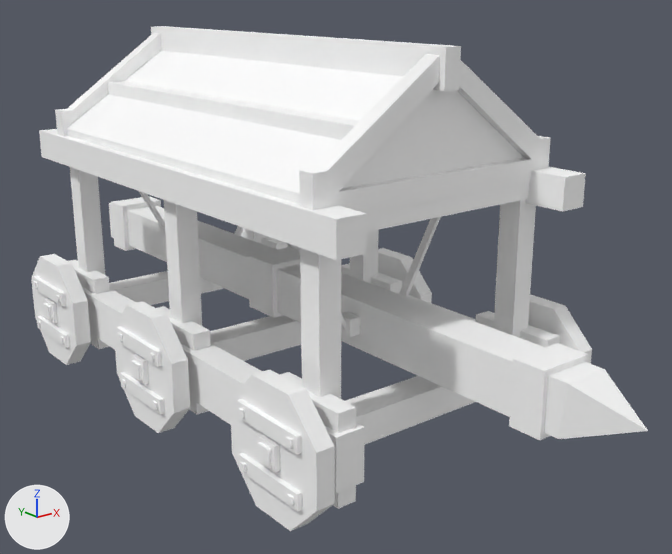
What one commit did to the glTF model assets/synty/simple_fantasy/models/SF_Veh_BatteringRam_01.glb.
Rendered twice from a camera (50 mm lens) standing at (-0.0742, -0.1058, 0.0543) and looking at (0.0022, -0.0103, 0.0161). The axes (+X, +Y, +Z) are drawn at lower left. The lights are the same throughout. Where no turn or scale is listed for an object, it has been applied to the vertices.

Names of what the first picture shows: 'SF_Veh_BatteringRam_01', 'SF_Veh_BatteringRam_Pole', 'SF_Veh_BatteringRam_Ropes', 'SF_Veh_BatteringRam_WheelBR', 'SF_Veh_BatteringRam_WheelFL', 'SF_Veh_BatteringRam_WheelFR', 'SF_Veh_BatteringRam_WheelML', 'SF_Veh_BatteringRam_WheelMR'.
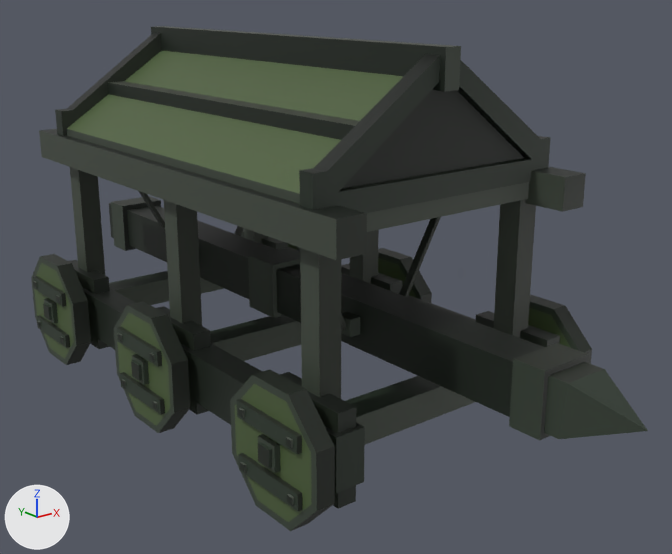
Location of each change, (x1, y1, x2, y2) in pixels of the pictures (672 x 554 px):
'SF_Veh_BatteringRam_01', surface changed (white to black): (39, 26, 586, 509) in both
'SF_Veh_BatteringRam_Pole', surface changed (white to black): (109, 196, 648, 440) in both
'SF_Veh_BatteringRam_WheelFR', surface changed: (230, 370, 335, 531) in both
'SF_Veh_BatteringRam_WheelMR', surface changed: (114, 301, 190, 433) in both
'SF_Veh_BatteringRam_WheelBR', surface changed: (31, 254, 91, 365) in both
'SF_Veh_BatteringRam_WheelFL', surface changed: (528, 294, 592, 364) in both
'SF_Veh_BatteringRam_Ropes', surface changed (grey to black): (139, 191, 441, 337) in both
'SF_Veh_BatteringRam_WheelML', surface changed (grey to black): (378, 248, 432, 303) in both
'SF_Veh_BatteringRam_WheelBL', surface changed: (288, 244, 298, 250) in both

Edits to the bpy script that builds the scene:
```text
Add img_undead_footman_01:
    img_undead_footman_01 = load_image('Undead_Footman_01', '_unpacked/Undead_Footman_01', 512, 512, 'sRGB')
Change mat_lambert1:
    remove mat_lambert1.base_color = (1.0, 1.0, 1.0)  # white #ffffff
    add mat_lambert1.texture = img_undead_footman_01
```
